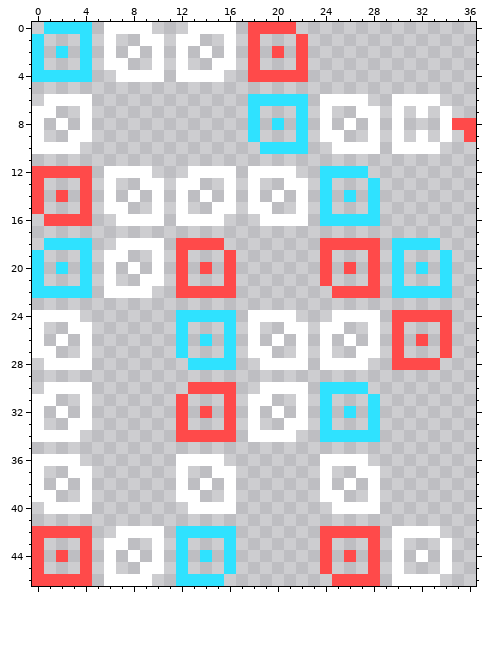
Two versions of one pixel-art sprite, src/PersonalWebsite/ExtraPage/Sprites/snake-high-scores-banner.png. The picture above is the old version.
The file is 37x47 pixels.
Now the later version:
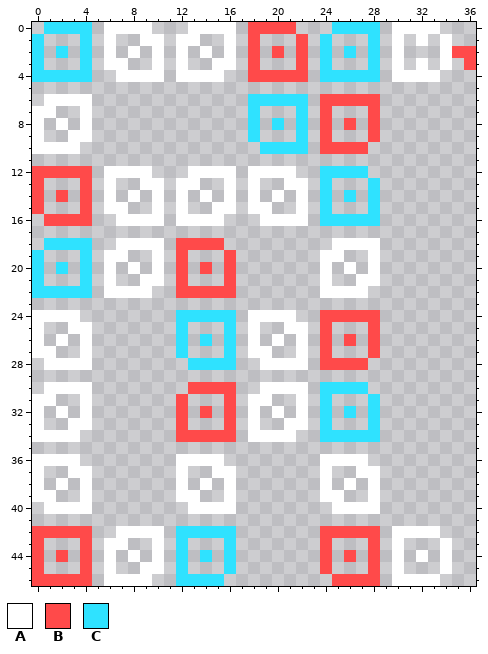
Palette (. is transparent): A #ffffff  B #ff4a4a  C #2fe2ff
Change:
y 0: x 25..28 .... -> CCCC; x 30..33 .... -> AAAA
y 1: x 24 . -> C; x 28 . -> C; x 30 . -> A; x 32 . -> A; x 34 . -> A
y 2: x 24 . -> C; x 26 . -> C; x 28 . -> C; x 30 . -> A; x 34..36 ... -> ABB
y 3: x 24 . -> C; x 28 . -> C; x 30 . -> A; x 32 . -> A; x 34 . -> A; x 36 . -> B
y 4: x 24..28 ..... -> CCCCC; x 30..33 .... -> AAAA
y 6: x 24..28 AAAA. -> BBBBB; x 30..33 AAAA -> ....
y 7: x 24 A -> B; x 27..28 AA -> .B; x 30 A -> .; x 32 A -> .; x 34 A -> .
y 8: x 24 A -> B; x 26 A -> B; x 28 A -> B; x 30 A -> .; x 34..36 ABB -> ...
y 9: x 24..25 AA -> B.; x 28 A -> B; x 30 A -> .; x 32 A -> .; x 34 A -> .; x 36 B -> .
y 10: x 24..28 .AAAA -> BBBB.; x 30..33 AAAA -> ....
y 18: x 24..28 BBBBB -> .AAAA; x 30..33 CCCC -> ....
y 19: x 24..25 B. -> AA; x 28 B -> A; x 30 C -> .; x 34 C -> .
y 20: x 24 B -> A; x 26 B -> A; x 28 B -> A; x 30 C -> .; x 32 C -> .; x 34 C -> .
y 21: x 24 B -> A; x 27..28 .B -> AA; x 30 C -> .; x 34 C -> .
y 22: x 24..28 .BBBB -> AAAA.; x 30..34 CCCCC -> .....
y 24: x 24..28 .AAAA -> BBBBB; x 30..34 BBBBB -> .....
y 25: x 24..25 AA -> B.; x 28 A -> B; x 30 B -> .; x 34 B -> .
y 26: x 24 A -> B; x 26 A -> B; x 28 A -> B; x 30 B -> .; x 32 B -> .; x 34 B -> .
y 27: x 24 A -> B; x 27..28 AA -> .B; x 30 B -> .; x 34 B -> .
y 28: x 24..27 AAAA -> BBBB; x 30..33 BBBB -> ....
Where, in picture pixels (left, top, right, bottom), the same in both pictures:
changed: (320, 22, 476, 154)
changed: (320, 238, 452, 370)
